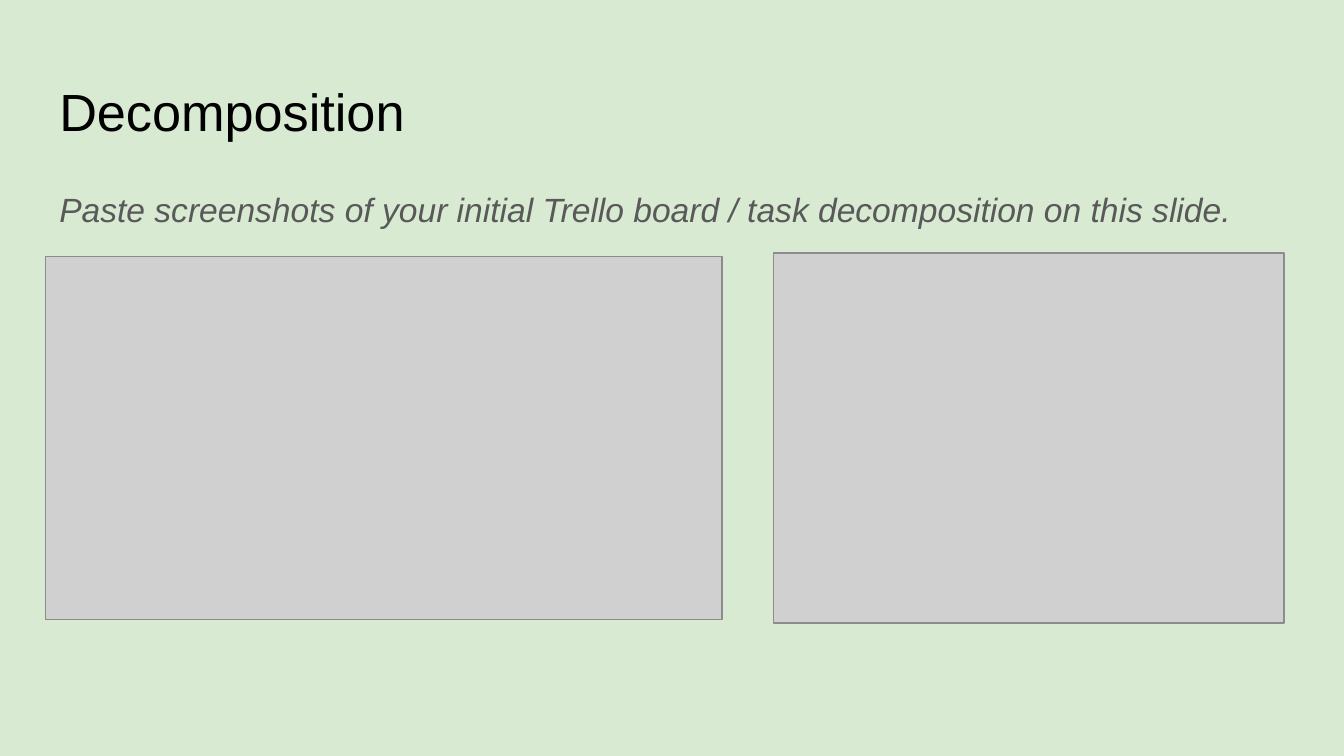
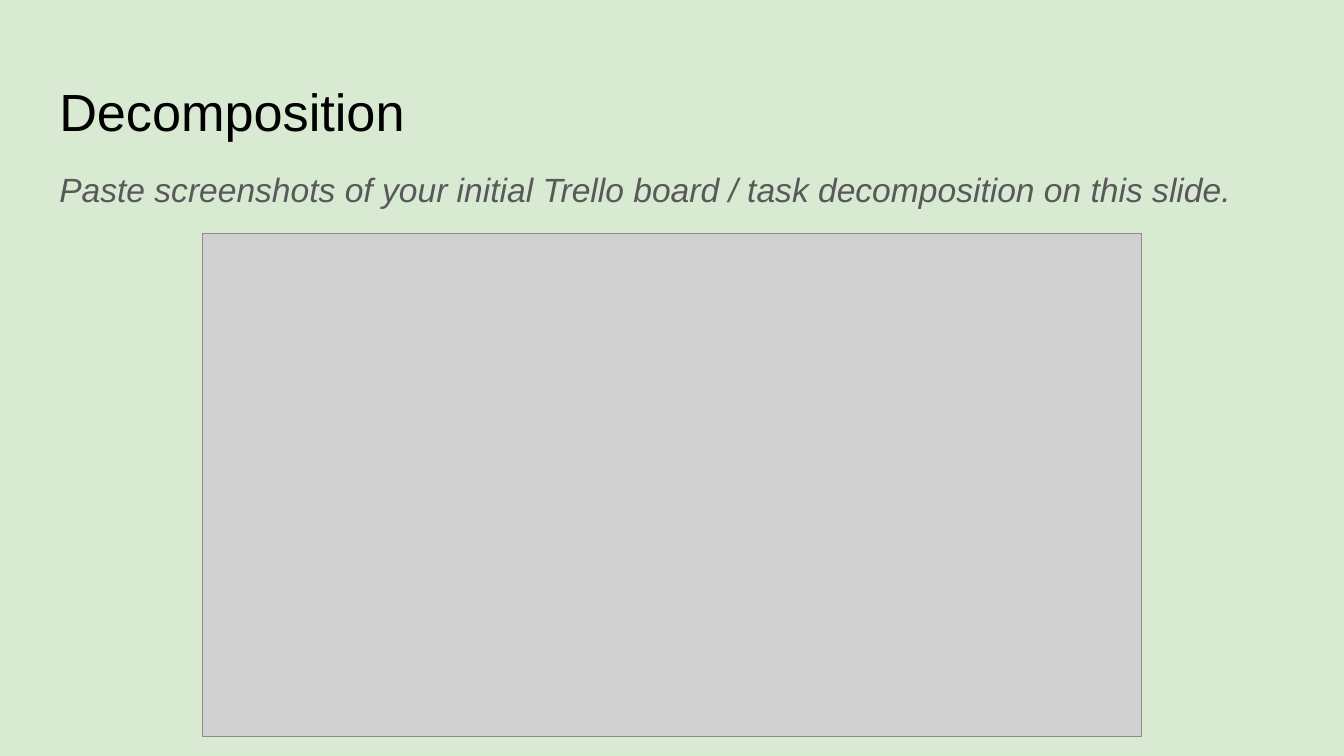
Before and after one commit to sinedotwav-e/pizzabot, a slide deck: slide 6 of pizzapowerpoint.pptx. Drawn at 1344x756 pixels with LibreOffice and Linux fonts; fonts in the diff are those of the drawing; grey boxes stand for pictures. Boxes give left, top, right and bottom in pixels: in the first picture for what was removed or moved away, otherwise in the second. Text is boxed around its words. In the diff, an @@ line names an element or a change of style, - is before the commit and + after.

```diff
--- a/pizzapowerpoint.pptx
+++ b/pizzapowerpoint.pptx
@@ text "Paste screenshots of your initial ...": place and size @@
-text "Paste screenshots of your initial ..." at box(59, 197, 1230, 228)
+text "Paste screenshots of your initial ..." at box(59, 177, 1230, 208)
@@ picture added at box(203, 234, 1142, 737) @@
@@ picture removed at box(46, 257, 722, 620) @@
@@ picture removed at box(774, 253, 1285, 624) @@
```
Also in this commit, not shown: 3 other slides changed, 4 slides added, 5 other files.
